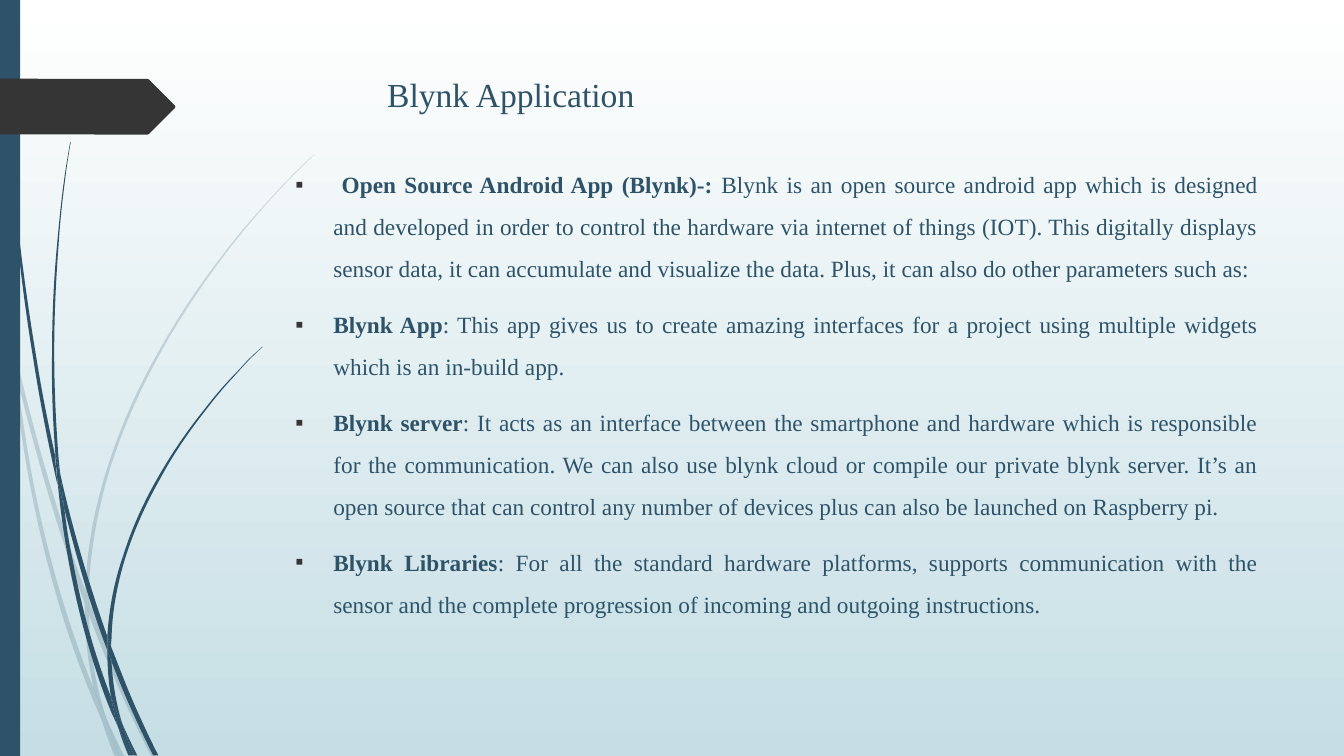
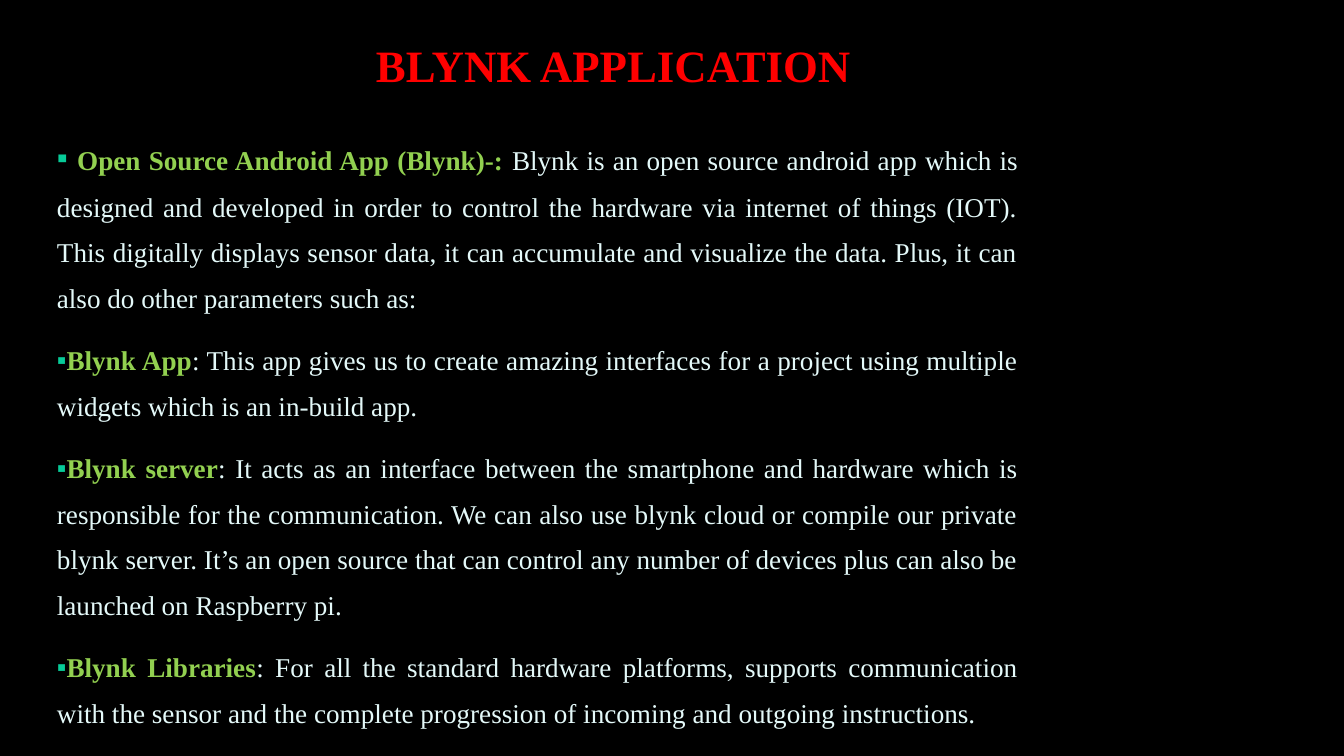
Before and after one commit to Lekshmisr95/body-sensor-network, a slide deck: slide 16 of PPT.pptx. Drawn at 1344x756 pixels with LibreOffice and Linux fonts; fonts in the diff are those of the drawing; background and template pictures are left out. Boxes give left, top, right and bottom in pixels: in the first picture for what was removed or moved away, otherwise in the second. Text is boxed around its words. In the diff, an @@ line names an element or a change of style, - is before the commit and + after.

```diff
--- a/PPT.pptx
+++ b/PPT.pptx
@@ background gradient #FFFFFF to #C5DEE5 to picture (left out) @@
@@ rectangle removed at (x1=0, y1=0, x2=20, y2=756) @@
@@ title "BLYNK APPLICATION" at (x1=376, y1=52, x2=850, y2=83): vertical alignment top to bottom @@
@@ title at (x1=376, y1=52, x2=850, y2=83): text changed; size 24 to 32 pt; text colour #2E5369 to #FF0000; bold on @@
-Blynk Application
+BLYNK APPLICATION
@@ freeform shape removed at (x1=0, y1=79, x2=175, y2=134) @@
@@ subtitle "Open Source Android App (Blynk)-: ..." moved from (x1=333, y1=177, x2=1257, y2=618) to (x1=57, y1=151, x2=1018, y2=728) @@
@@ subtitle "Open Source Android App (Blynk)-: ..." at (x1=57, y1=151, x2=1018, y2=728): size 16.6 to 19.4 pt, text colour #2E5369 to #E4F9F9; text colour #2E5369 to #92D050 in "Open Source Android App (Blynk)-:", "Blynk App:", "Blynk server:", "Blynk Libraries:"; indent changed; line spacing 1.5 to 1.4; more space between paragraphs; bullet colour #353535 to #07CB98 @@
@@ group removed at (x1=0, y1=154, x2=315, y2=756): 10 freeform shapes @@
@@ group removed at (x1=3, y1=0, x2=262, y2=756): 12 freeform shapes @@
```
Also in this commit, not shown: 13 other slides changed, 4 slides added, 9 slides removed, 4 other files.
